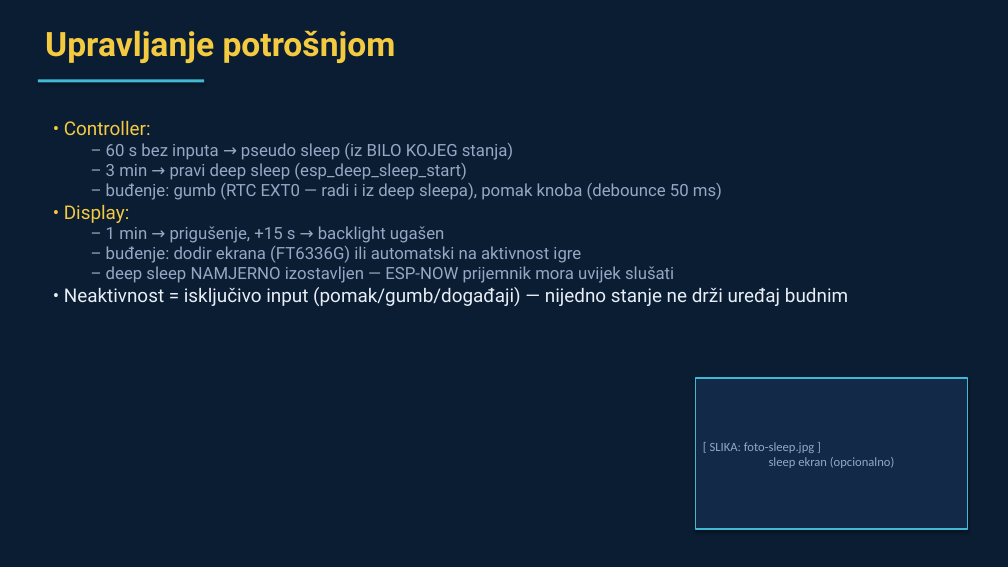
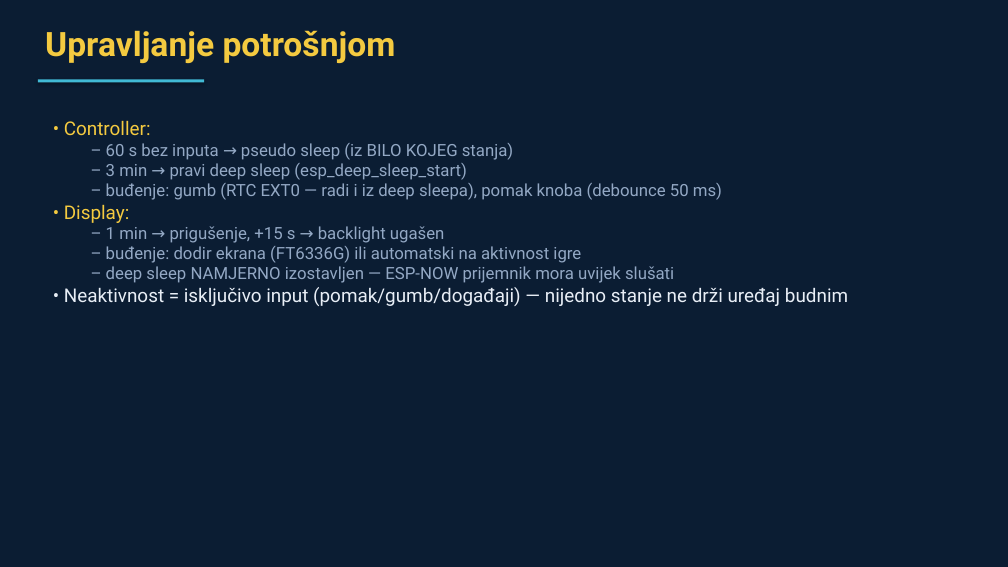
Before and after one commit to hrco69/SpiroBird, a slide deck: slide 11 of docs/presentation/SpiroBird-prezentacija.pptx. Drawn at 1008x567 pixels with LibreOffice and Linux fonts; fonts in the diff are those of the drawing. Boxes give left, top, right and bottom in pixels: in the first picture for what was removed or moved away, otherwise in the second. Text is boxed around its words. In the diff, an @@ line names an element or a change of style, - is before the commit and + after.

Commit message:
Prezentacija: finalna verzija sa svim slikama (MPO fotke konvertirane u JPEG)

```diff
--- a/docs/presentation/SpiroBird-prezentacija.pptx
+++ b/docs/presentation/SpiroBird-prezentacija.pptx
@@ rectangle removed at <box>696,378,968,529</box> @@
-[ SLIKA: foto-sleep.jpg ]
-sleep ekran (opcionalno)
```
Also in this commit, not shown: 6 other slides changed, 2 other files.
